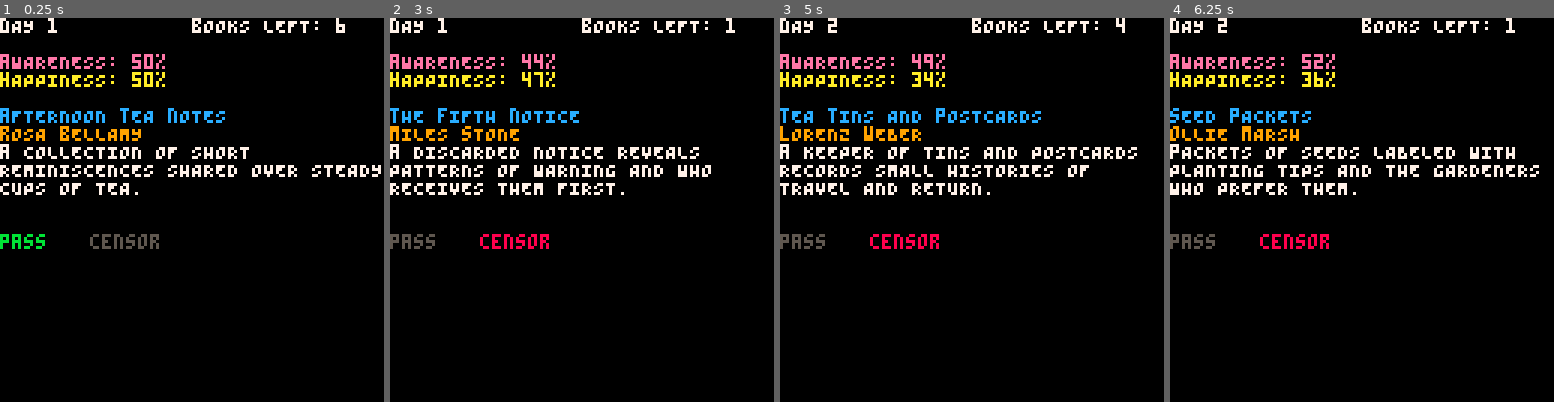
Above: before the commit, frames 1-4 (left to right).
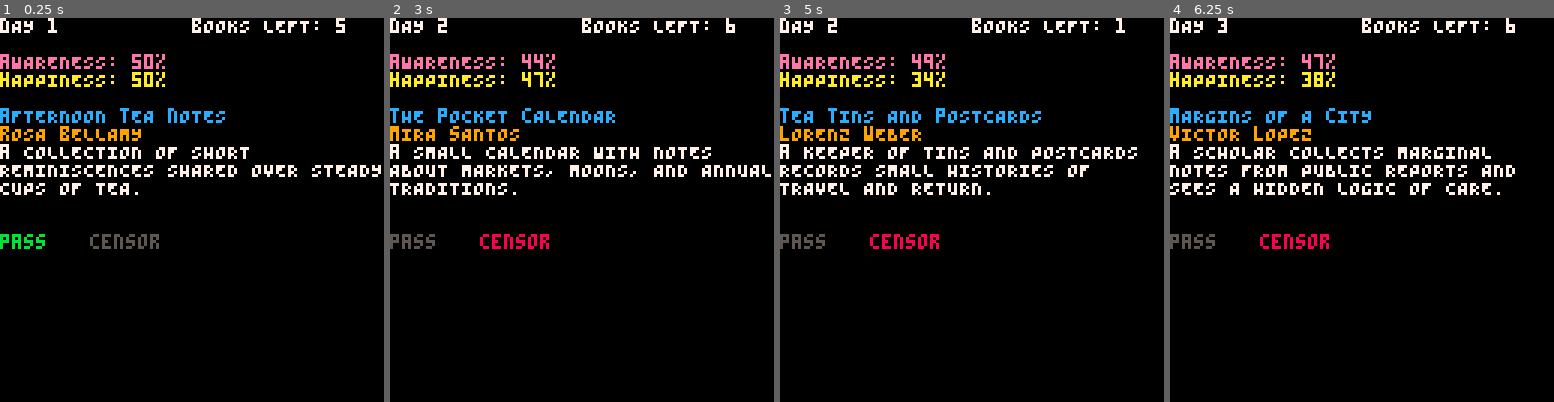
Above: after the commit, the same moments.

Repository: marco-vidali/dont_read_that_book
Game: PICO-8 cartridge dont_read_that_book.p8
Two runs of this game, one before a commit and one after it. Both use one fixed random seed, a clock stepped at 60 frames per second and the inputs below.
Inputs:
- Up to frame 1 (0.25 s): no input
- Up to frame 2 (3 s): tap O (Z key) at 0.7, 1.7, 2.1, 2.5, 2.9 s; hold Right 1.6-2.1 s; hold Right from 2.47 s (still down)
- Up to frame 3 (5 s): release Right at 3.03 s; hold Left 3.08-3.58 s; tap O (Z key) every 0.4 s from 3.3 to 4.9 s; hold Right 4.02-4.68 s
- Up to frame 4 (6.25 s): hold Left 5.08-5.68 s; tap O (Z key) at 5.3, 5.7, 6.1 s; hold Right from 6.08 s (still down)

The runs differ from the first frame. In frame 1, less than 0.1% of the frame differs, in the area x 87-90%, y 0-4%; in frame 2, 3.9%; in frame 3, less than 0.1%; in frame 4, 4.5%, in the area x 0-97%, y 0-47%.

Commit message:
Implement random_book_num function

Diff:
--- a/scripts/show_book.lua
+++ b/scripts/show_book.lua
@@ -1,12 +1,16 @@
 function _init()
     day = 1
-    books_num = flr(5 + rnd(2 ^ day))
+    books_num = random_book_num()
 
     awareness = 50
     happiness = 50
 
     book = rnd(books)
     choice = 1
+end
+
+function random_book_num()
+    return flr(5 + rnd(2 ^ day))
 end
 
 function _update()
@@ -39,7 +43,7 @@
         else
             day += 1
             book = rnd(books)
-            books_num = flr(5 + rnd(day * 2))
+            books_num = random_book_num()
         end
     end
 end
